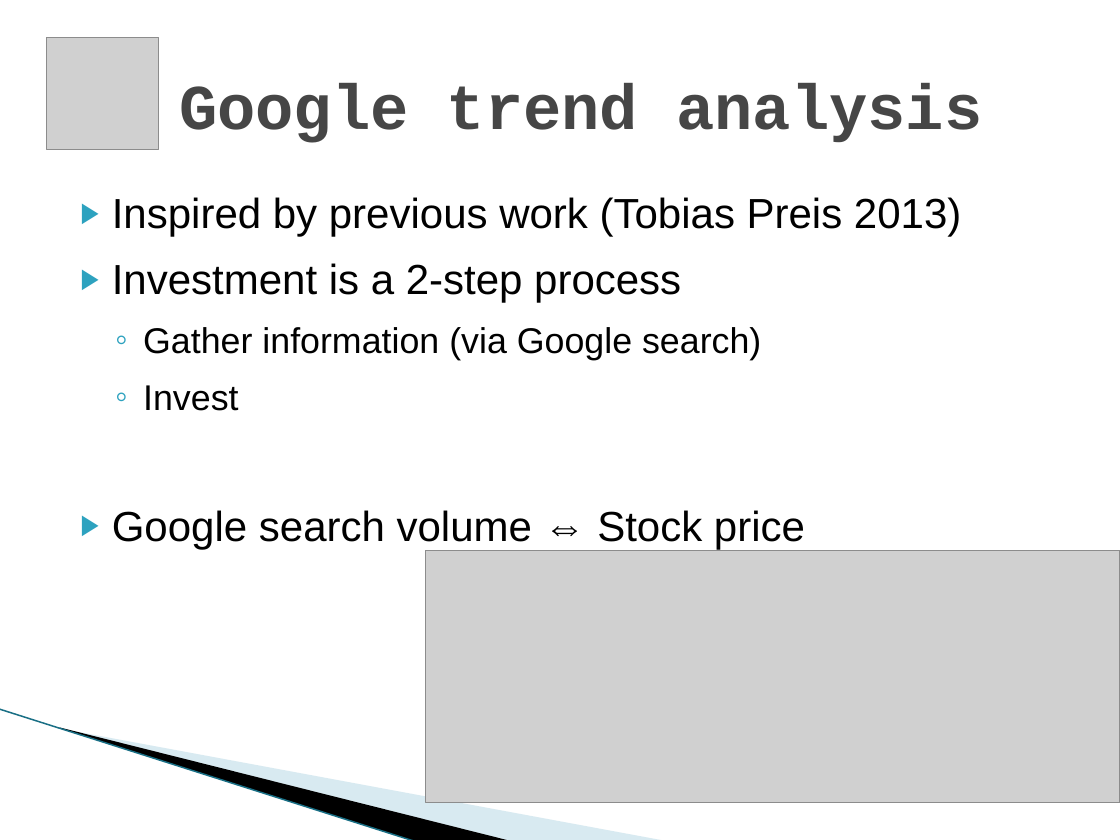
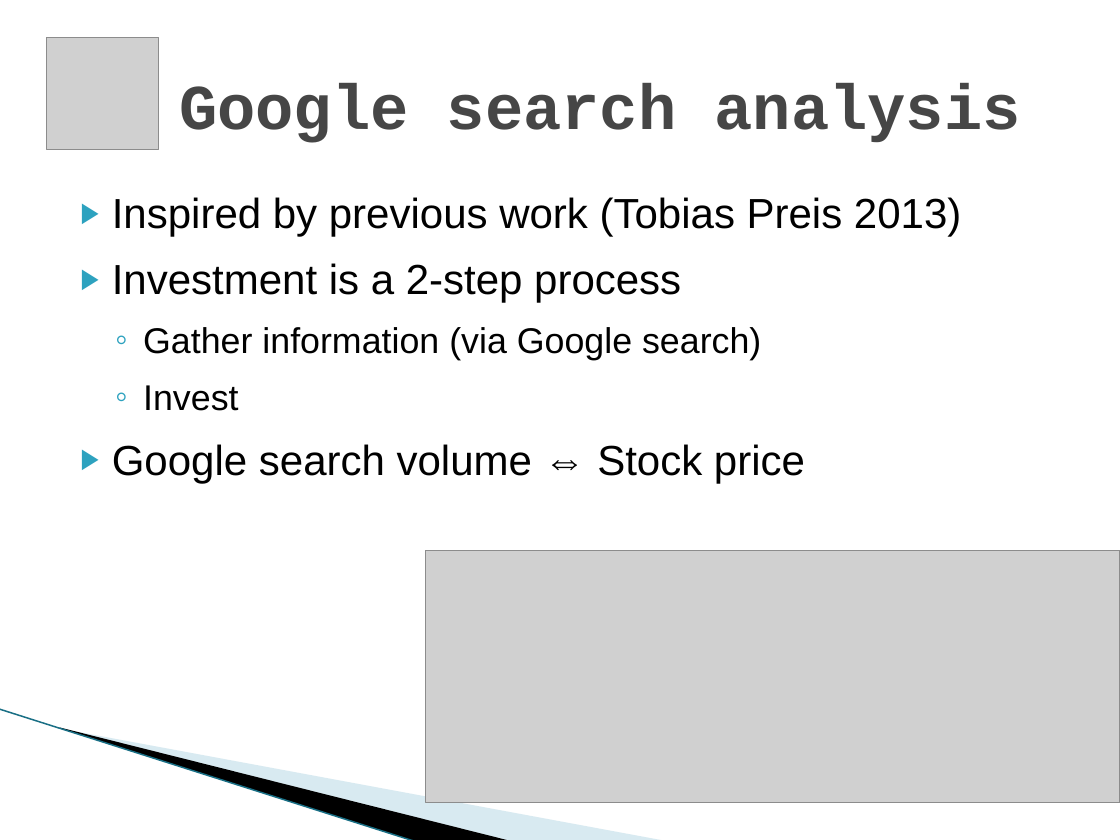
Before and after one commit to yyl/btc-price-analysis, a slide deck: slide 15 of DM_Project.pptx. Drawn at 1120x840 pixels with LibreOffice and Linux fonts; fonts in the diff are those of the drawing; grey boxes stand for pictures; background and template pictures are left out. Boxes give left, top, right and bottom in pixels: in the first picture for what was removed or moved away, otherwise in the second. Text is boxed around its words. In the diff, an @@ line names an element or a change of style, - is before the commit and + after.

```diff
--- a/DM_Project.pptx
+++ b/DM_Project.pptx
@@ title at bbox=[179, 83, 1021, 143]: text changed @@
-Google trend analysis
+Google search analysis
@@ text "Inspired by previous work (Tobias ..." rewrapped from bbox=[112, 197, 961, 550] to bbox=[112, 197, 961, 484] @@
```
Also in this commit, not shown: 6 other slides changed.
